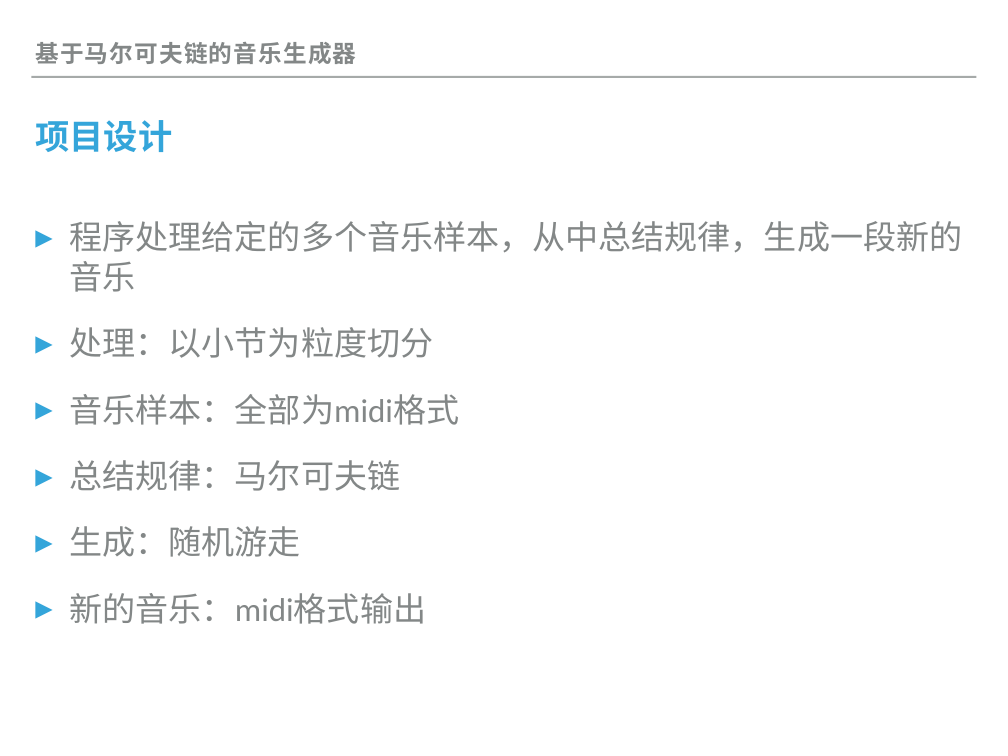
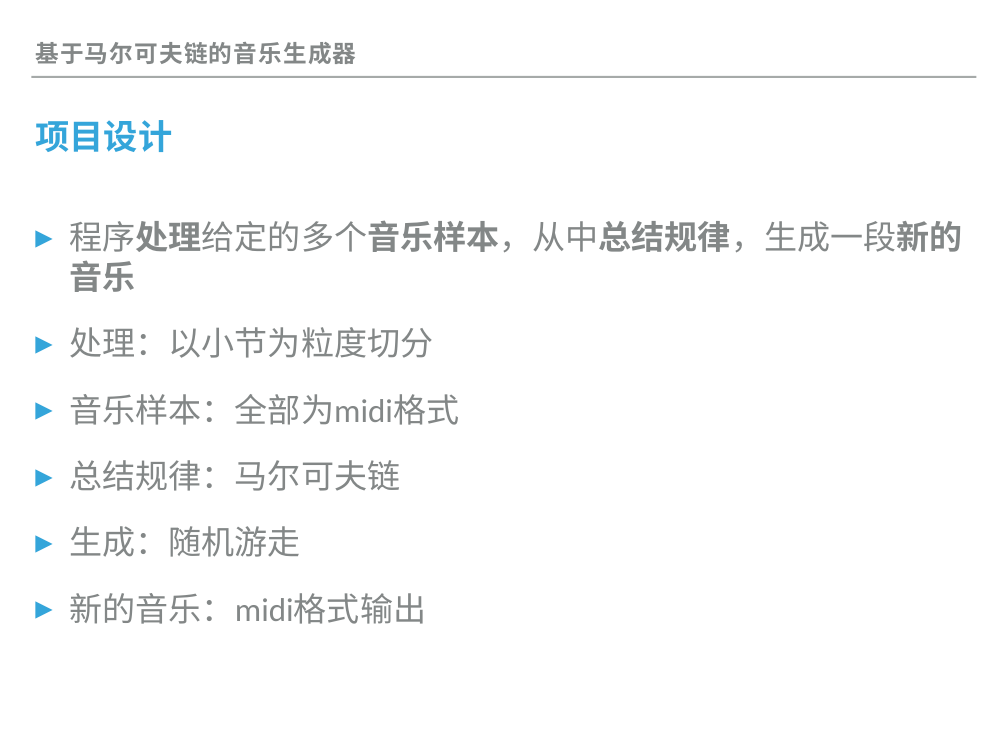
Before and after one commit to eggry/JavaComposer, a slide deck: slide 2 of 立项ppt/report.pptx. Drawn at 1008x756 pixels with LibreOffice and Linux fonts; fonts in the diff are those of the drawing. Boxes give left, top, right and bottom in pixels: in the first picture for what was removed or moved away, otherwise in the second. Text is boxed around its words. In the diff, an @@ line names an element or a change of style, - is before the commit and + after.

```diff
--- a/立项ppt/report.pptx
+++ b/立项ppt/report.pptx
@@ text at [70, 220, 963, 292]: bold on in "程序处理给定的多个音乐样本，从中总结规律，生成一段新的音乐" @@
```
Also in this commit, not shown: 1 other slide changed, 41 other files.
